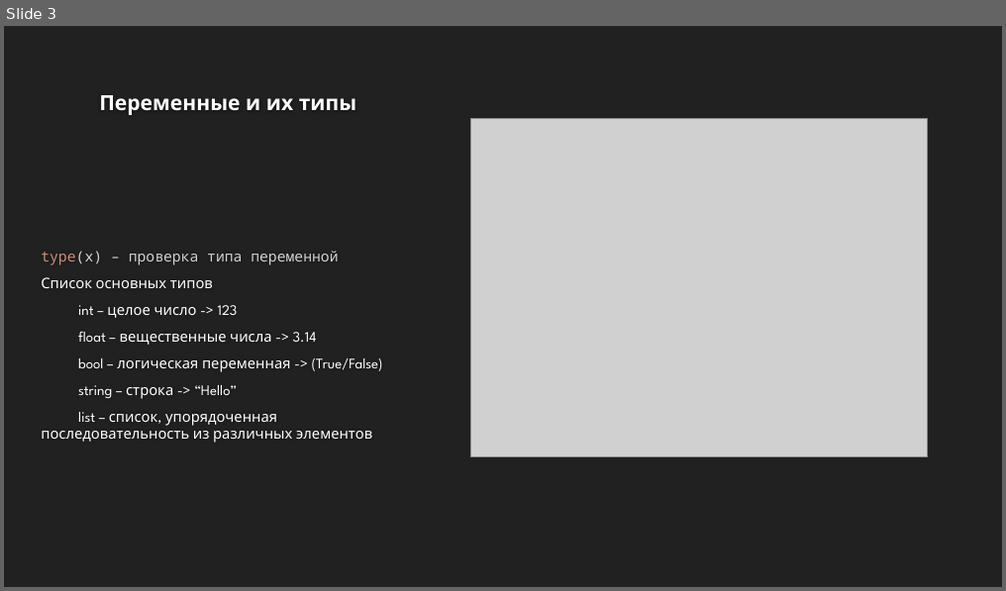
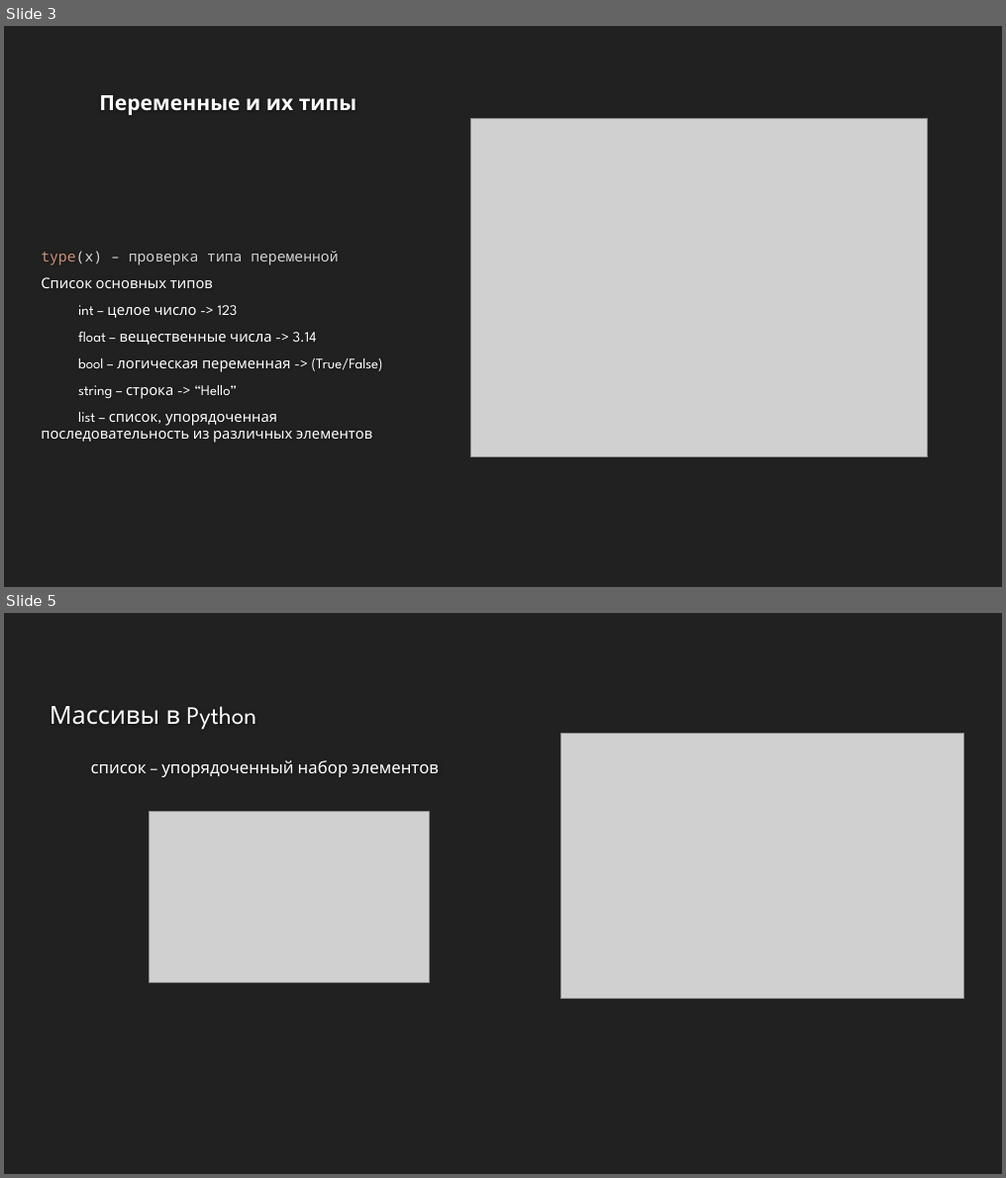
Before and after one commit to urmasa-tar/BigDataLabs, a slide deck: MyLabsAsATeacher/Семинар_1.pptx. Shown one above the other, each under a label of ours: slide 3 before the commit, slides 3 and 5 after it; the slides between them are not shown. The pictures are 1006x591 and 1006x1178 pixels, drawn with LibreOffice and Linux fonts; fonts in the diff are those of the drawing; grey boxes stand for pictures; background and template pictures are left out. Boxes give left, top, right and bottom in pixels: in the first picture for what was removed or moved away, otherwise in the second. Text is boxed around its words. In the diff, an @@ line names an element or a change of style, - is before the commit and + after.

```diff
--- a/MyLabsAsATeacher/Семинар_1.pptx
+++ b/MyLabsAsATeacher/Семинар_1.pptx
@@ slide 5 added at box(4, 613, 1002, 1174), background #212121 @@
@@ title added at box(50, 706, 256, 730), 24 pt, text #FEFEFE @@
+Массивы в Python
@@ text added at box(91, 761, 439, 777), 16 pt, text #FFFFFF @@
+список – упорядоченный набор элементов
@@ picture added at box(561, 733, 964, 998) @@
@@ picture added at box(149, 811, 429, 982) @@
```
Also in this commit, not shown: 2 slides changed, 1 other slide added, 7 other files.
